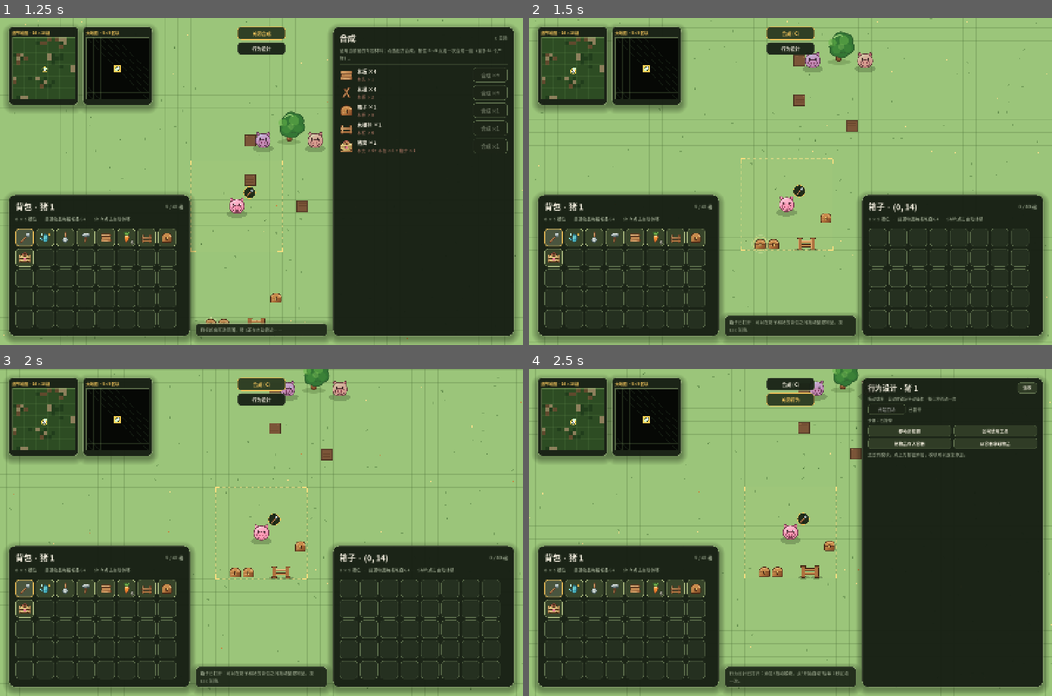
Above: before the commit, frames 1-4 (two rows, left to right).
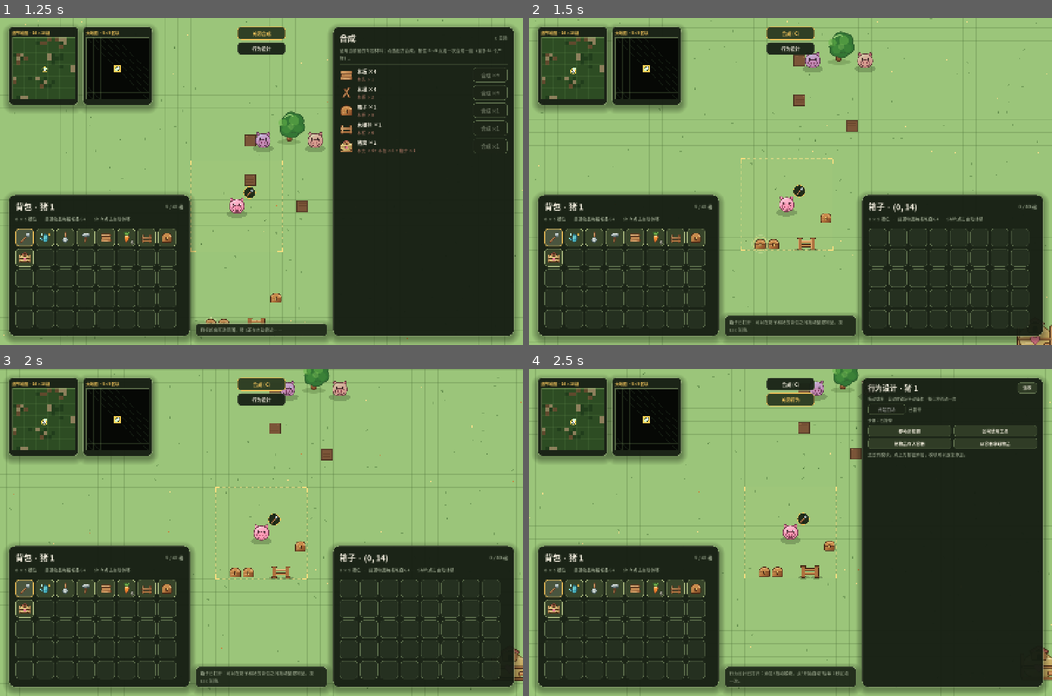
Above: after the commit, the same moments.

Repository: Leruca/pig-fac
Game: Godot game, scene res://tests/test_runtime.tscn
Two runs of this game, one before a commit and one after it. Both use one fixed random seed, a clock stepped at 60 frames per second and the inputs below. This scene is started directly instead of the project's main scene.
Inputs:
- Up to frame 1 (1.25 s): click "合成 (C)" at 0.5 s
- Up to frame 2 (1.5 s): click "关闭合成" at 1.25 s
- Up to frame 3 (2 s): no input
- Up to frame 4 (2.5 s): click "行为设计" at 2 s

Frame 1 is identical in both runs. In frame 2, 0.2% of the frame differs, in the area x 93-100%, y 92-100%; in frame 3, 0.1%; in frame 4, 0.1%.

Commit message:
fix(world): redraw natural objects after camera movement

Diff:
--- a/scripts/world_objects.gd
+++ b/scripts/world_objects.gd
@@ -121,6 +121,13 @@
 func _process(delta: float) -> void:
 	advance_sapling_growth(delta)
 	_advance_nests(delta)
+	if not is_visible_in_tree():
+		return
+	# _draw() 只提交"当前可视矩形"内的树/矿。CanvasItem 的绘制命令会缓存，
+	# 相机移动本身不会让 WorldObjects 重新 _draw；因此必须每帧重提交可视集合，
+	# 否则跑图后新进入视野的树/石头会一直缺失（"自然生成没加载"）。
+	# 树已按 32×32 空间索引裁剪，重绘成本只有可视区域内的几十棵。
+	queue_redraw()
 
 
 # ===== 脏标记 ==========================================================
